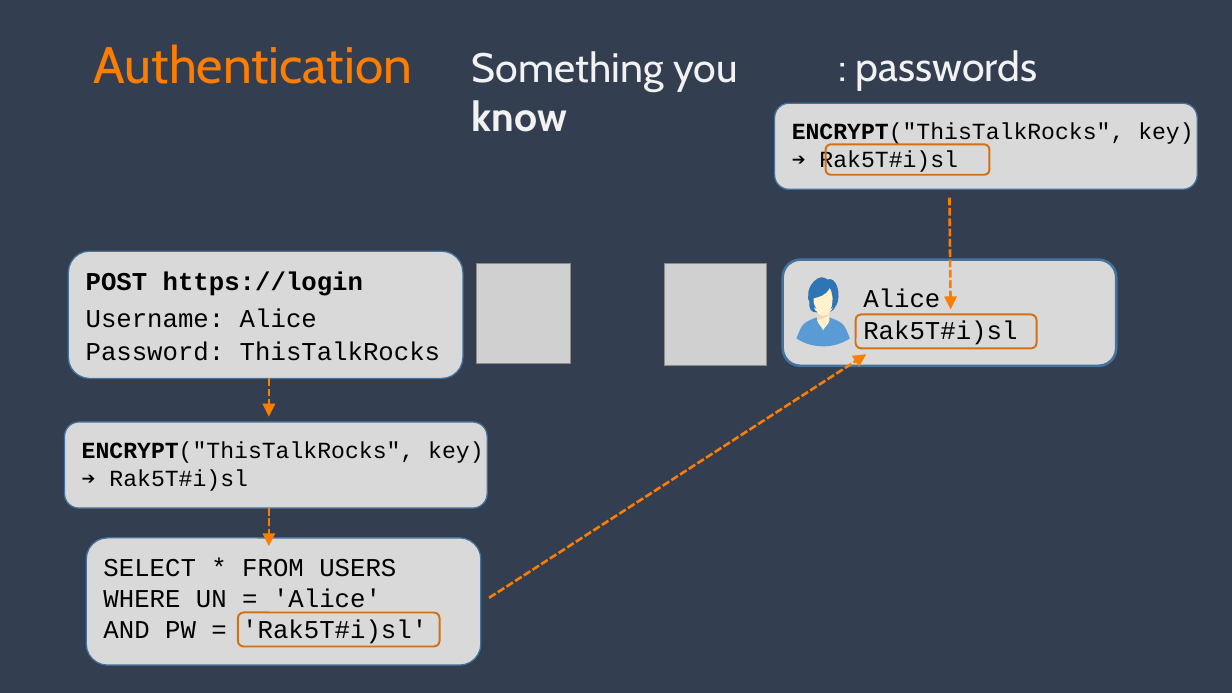
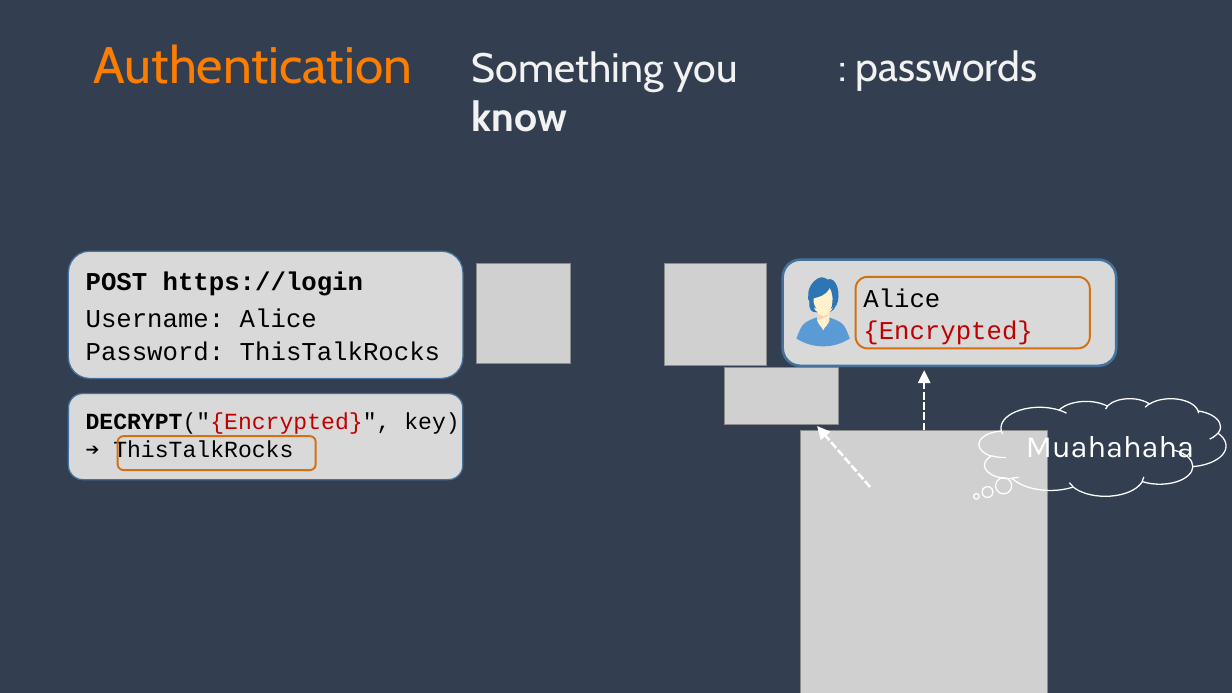
Before and after one commit to spetryjohnson/talk-PracticalAuthForDevs, a slide deck: slide 23 of Authentication for Non-Developers.pptx (slide 21 before the commit). Drawn at 1232x693 pixels with LibreOffice and Linux fonts; fonts in the diff are those of the drawing; grey boxes stand for pictures; background and template pictures are left out. Boxes give left, top, right and bottom in pixels: in the first picture for what was removed or moved away, otherwise in the second. Text is boxed around its words. In the diff, an @@ line names an element or a change of style, - is before the commit and + after.

```diff
--- a/Authentication for Non-Developers.pptx
+++ b/Authentication for Non-Developers.pptx
@@ rounded rectangle removed at (775, 104, 1197, 189) @@
@@ text removed at (792, 122, 1193, 174) @@
-ENCRYPT("ThisTalkRocks", key)
-➔ Rak5T#i)sl
@@ rounded rectangle removed at (825, 144, 989, 175) @@
@@ arrow removed from (950, 198) to (951, 310) @@
@@ rounded rectangle: place and size @@
-rounded rectangle at (856, 314, 1037, 348)
+rounded rectangle at (856, 277, 1091, 348)
@@ text at (863, 320, 1033, 347): text changed; text colour #000000 to #C00000 @@
-Rak5T#i)sl
+{Encrypted}
@@ arrow removed from (489, 598) to (867, 354) @@
@@ arrow removed from (269, 379) to (269, 417) @@
@@ picture added at (725, 368, 838, 425) @@
@@ arrow added from (924, 431) to (924, 371), #FFFFFF 2 pt dashed @@
@@ rounded rectangle: place and size @@
-rounded rectangle at (65, 422, 487, 508)
+rounded rectangle at (68, 394, 463, 480)
@@ text added at (86, 413, 459, 464), 18 pt, text #000000 @@
+DECRYPT("{Encrypted}", key)
+➔ ThisTalkRocks
@@ thought cloud added at (980, 398, 1226, 496), outline #FFFFFF 1 pt @@
@@ text removed at (82, 441, 483, 491) @@
-ENCRYPT("ThisTalkRocks", key)
-➔ Rak5T#i)sl
@@ rounded rectangle: place and size @@
-rounded rectangle at (238, 613, 439, 647)
+rounded rectangle at (117, 436, 315, 470)
@@ picture added at (801, 431, 1048, 693) @@
@@ arrow added from (871, 487) to (817, 426), #FFFFFF 2 pt dashed @@
@@ text added at (1026, 430, 1194, 465), 24 pt, text #FFFFFF @@
+Muahahaha
@@ arrow removed from (269, 508) to (269, 546) @@
@@ rounded rectangle removed at (86, 538, 481, 665) @@
@@ text removed at (103, 559, 427, 646) @@
-SELECT * FROM USERS
-WHERE UN = 'Alice'
-AND PW = 'Rak5T#i)sl'
```
Also in this commit, not shown: 4 other slides changed, 2 slides added, 1 slide removed.
